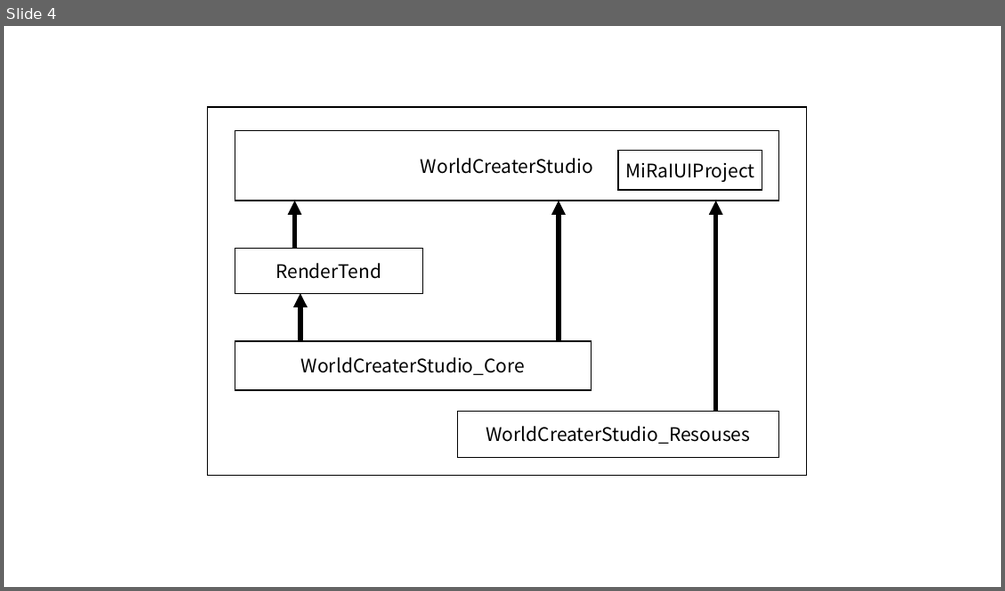
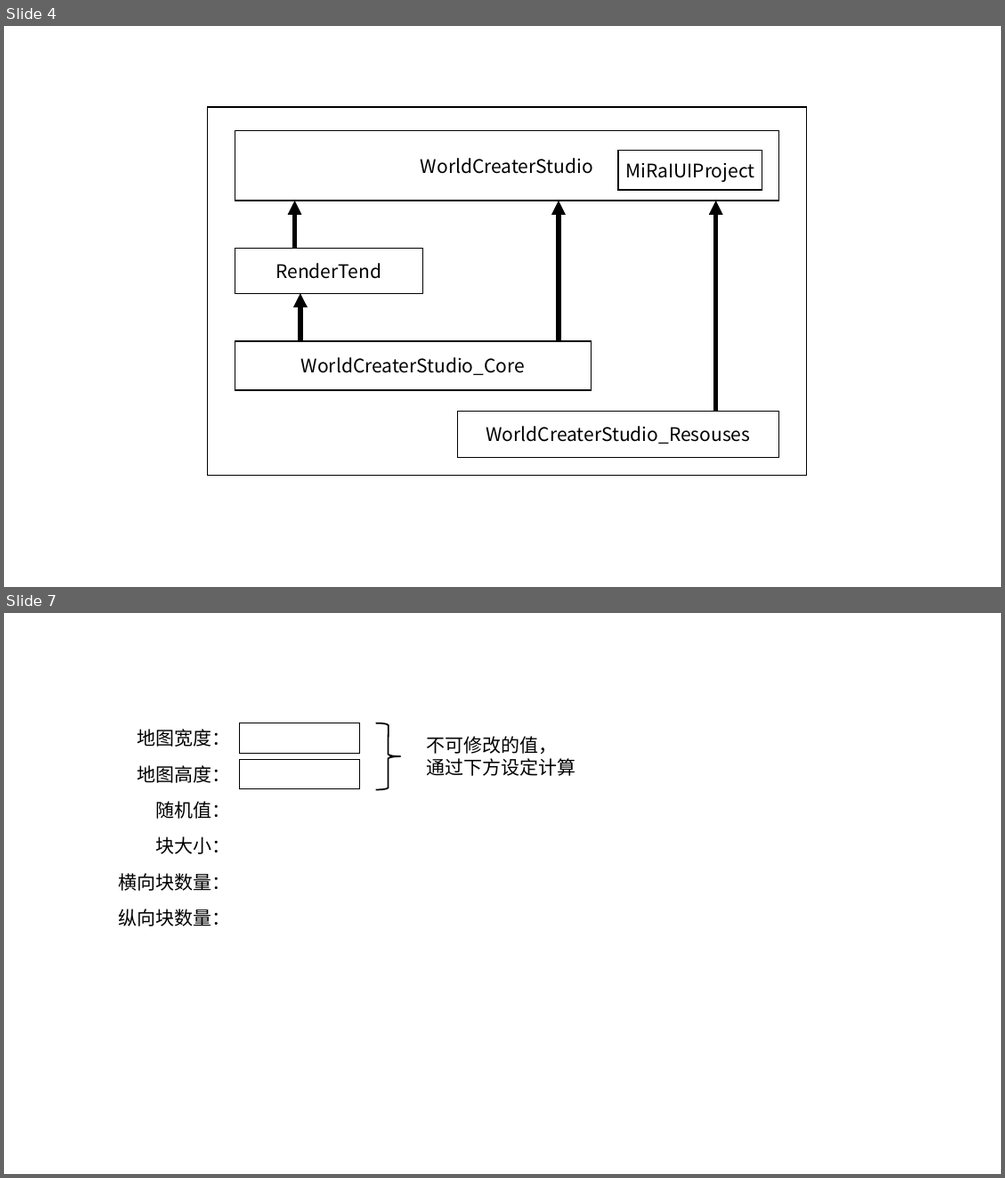
Before and after one commit to ijrys/WorldCreater, a slide deck: Docs/design.pptx. Shown one above the other, each under a label of ours: slide 4 before the commit, slides 4 and 7 after it; the slides between them are not shown. The pictures are 1005x591 and 1005x1178 pixels, drawn with LibreOffice and Linux fonts; fonts in the diff are those of the drawing. Boxes give left, top, right and bottom in pixels: in the first picture for what was removed or moved away, otherwise in the second. Text is boxed around its words. In the diff, an @@ line names an element or a change of style, - is before the commit and + after.

```diff
--- a/Docs/design.pptx
+++ b/Docs/design.pptx
@@ slide 7 added at (4,613,1001,1174), background #FFFFFF @@
@@ text added at (138,729,231,747), 18 pt, text #000000 @@
+地图宽度：
@@ rectangle added at (240,723,360,753), outline #000000 0.75 pt @@
@@ right brace added at (376,723,400,789), outline #000000 1.5 pt @@
@@ text added at (427,736,576,776), 18 pt, text #000000 @@
+不可修改的值，
+通过下方设定计算
@@ text added at (138,765,231,783), 18 pt, text #000000 @@
+地图高度：
@@ rectangle added at (240,759,360,788), outline #000000 0.75 pt @@
@@ text added at (156,801,231,819), 18 pt, text #000000 @@
+随机值：
@@ text added at (156,836,231,854), 18 pt, text #000000 @@
+块大小：
@@ text added at (118,873,230,891), 18 pt, text #000000 @@
+横向块数量：
@@ text added at (118,908,230,926), 18 pt, text #000000 @@
+纵向块数量：
```
Also in this commit, not shown: 5 other slides added, 27 other files.
